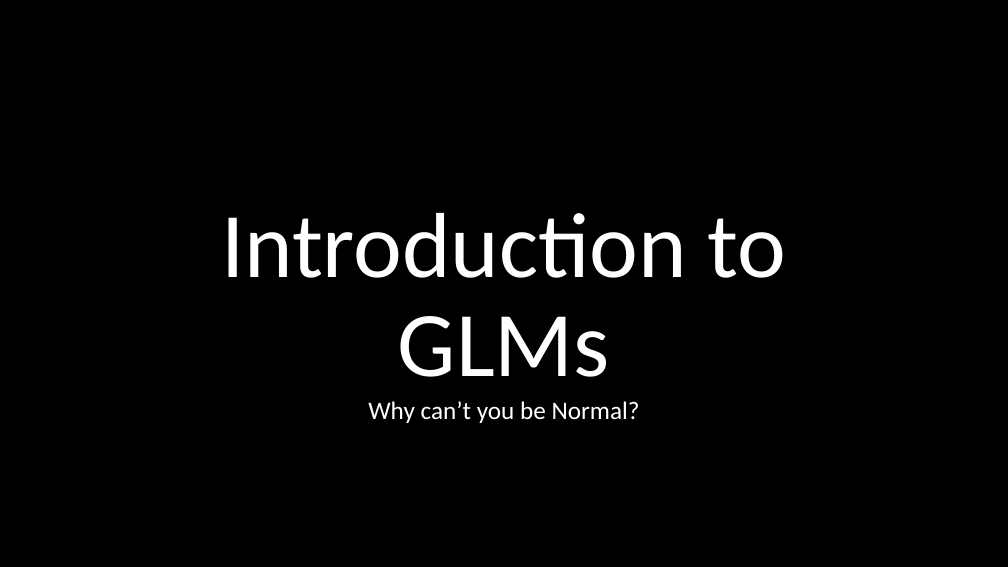
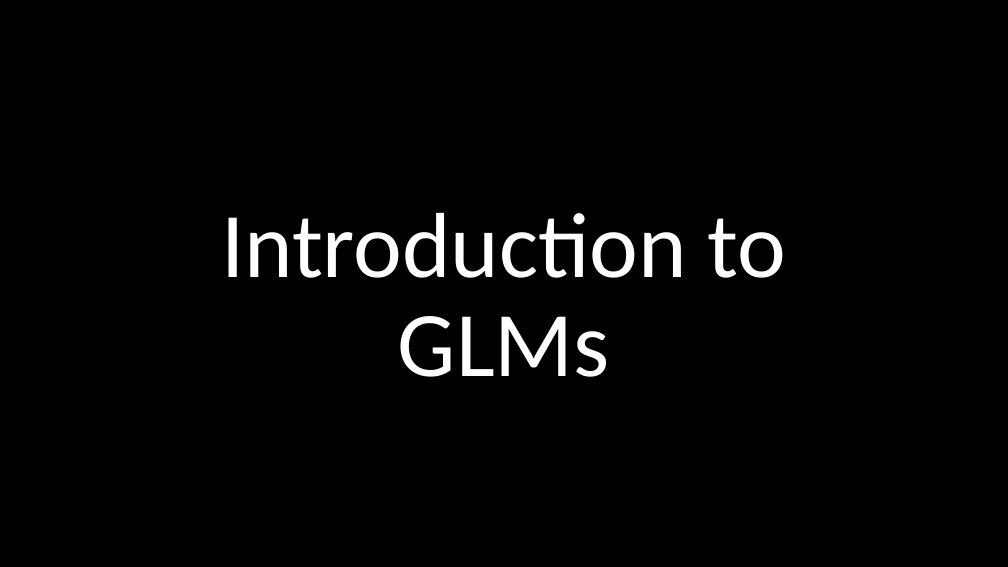
Before and after one commit to DeonRoos/stats-for-biologists, a slide deck: slide 1 of Lectures/Lecture 10.1 GLMs.pptx (slide 2 before the commit). Drawn at 1008x567 pixels with LibreOffice and Linux fonts; fonts in the diff are those of the drawing; grey boxes stand for pictures. Boxes give left, top, right and bottom in pixels: in the first picture for what was removed or moved away, otherwise in the second. Text is boxed around its words. In the diff, an @@ line names an element or a change of style, - is before the commit and + after.

```diff
--- a/Lectures/Lecture 10.1 GLMs.pptx
+++ b/Lectures/Lecture 10.1 GLMs.pptx
@@ subtitle removed at bbox=[368, 401, 640, 423] @@
-Why can’t you be Normal?
```
Also in this commit, not shown: 2 slides added, 14 slides removed, 10 other files.
